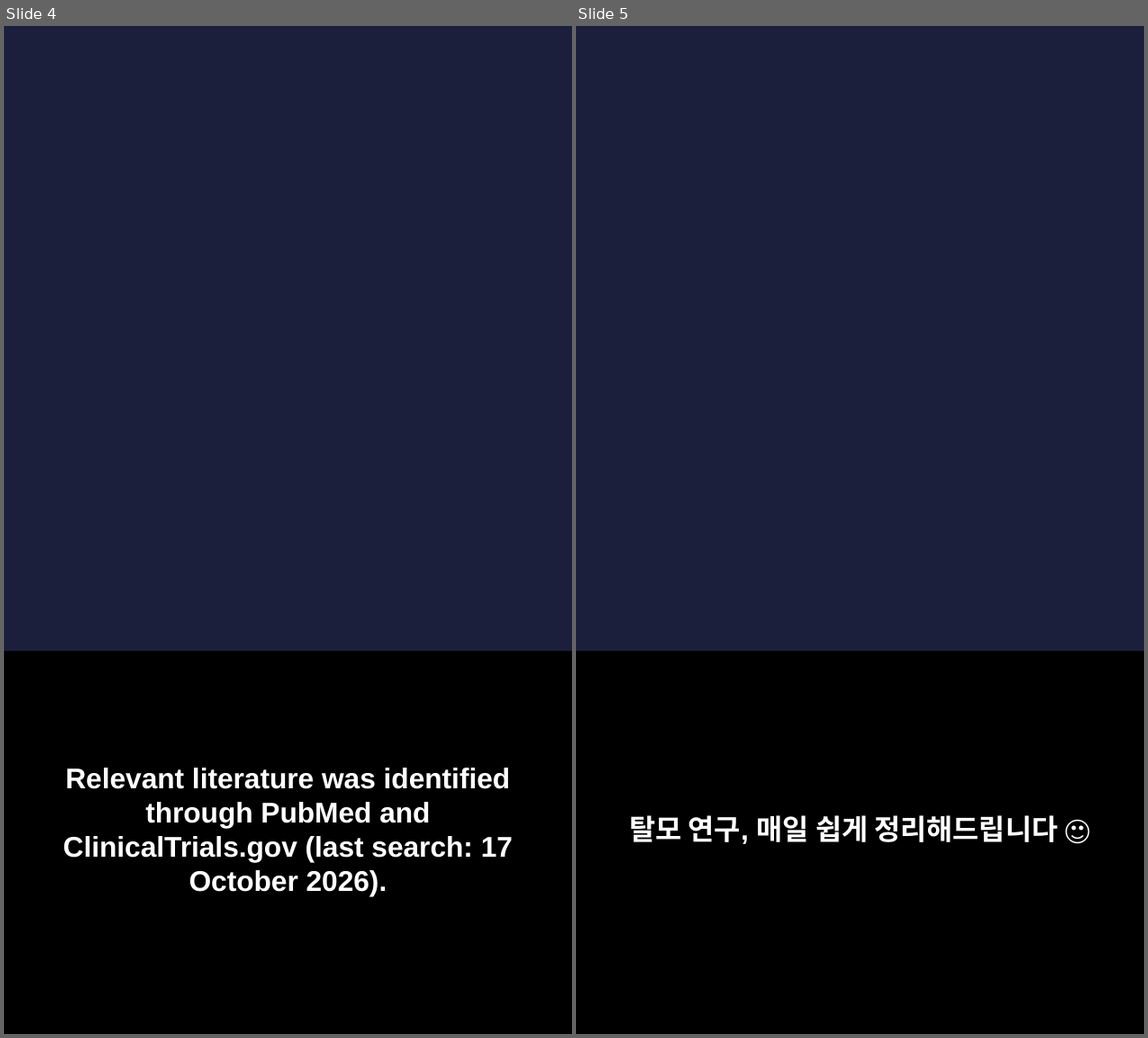
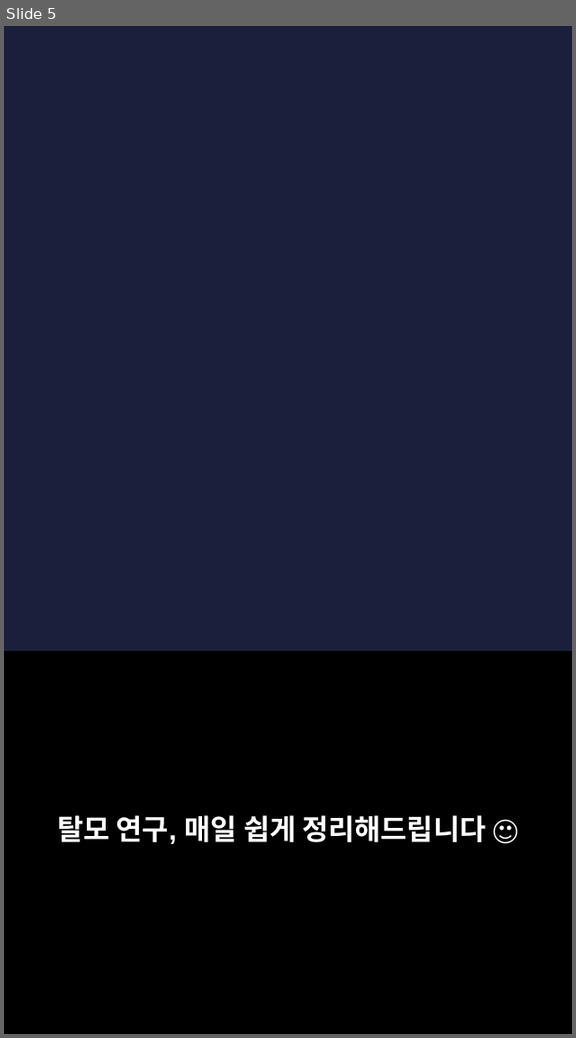
Before and after one commit to hyokang2010-BJ-ANTH/product-builder-test, a slide deck: pwa/data/latest/slides.pptx. Shown side by side, each under a label of ours: slides 4 and 5 before the commit, slide 5 after it. The pictures are 1148x1038 and 576x1038 pixels, drawn with LibreOffice and Linux fonts; fonts in the diff are those of the drawing; background and template pictures are left out. Boxes give left, top, right and bottom in pixels: in the first picture for what was removed or moved away, otherwise in the second. Text is boxed around its words. In the diff, an @@ line names an element or a change of style, - is before the commit and + after.

```diff
--- a/pwa/data/latest/slides.pptx
+++ b/pwa/data/latest/slides.pptx
@@ slide 4 removed at (4,26,572,1034), background picture (left out) @@
@@ rectangle removed at (4,652,572,1034) @@
@@ text removed at (63,768,512,896) @@
-Relevant literature was identified through PubMed and ClinicalTrials.gov (last search: 17 October 2026).
```
Also in this commit, not shown: 2 slides changed, 5 slides added, 3 other slides removed, 26 other files.
